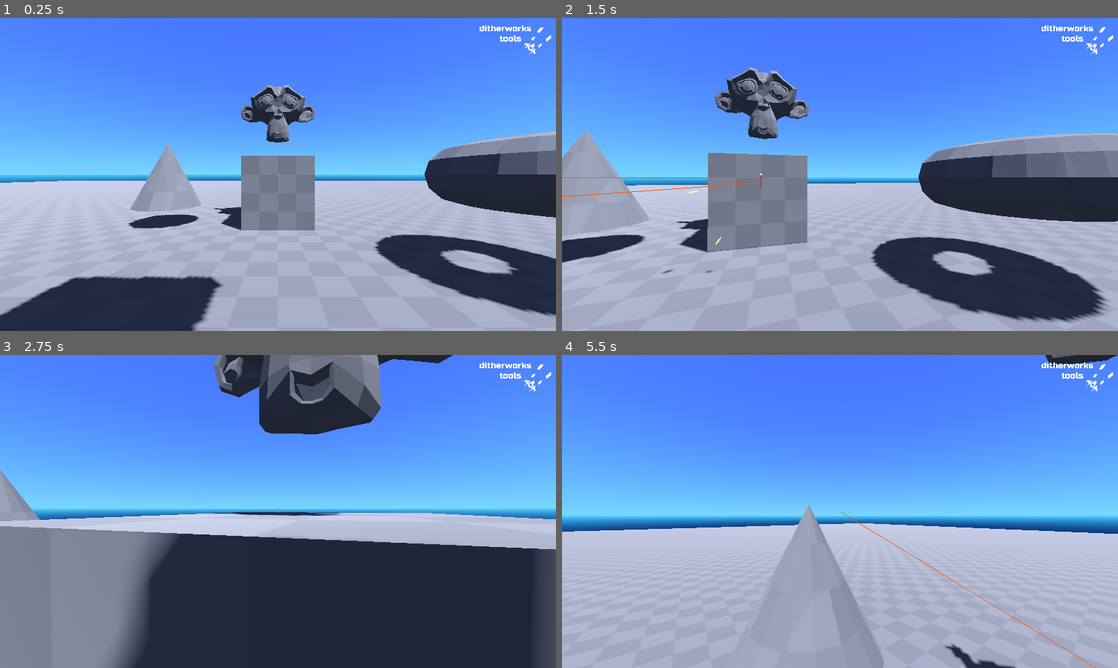
Above: before the commit, frames 1-4 (two rows, left to right).
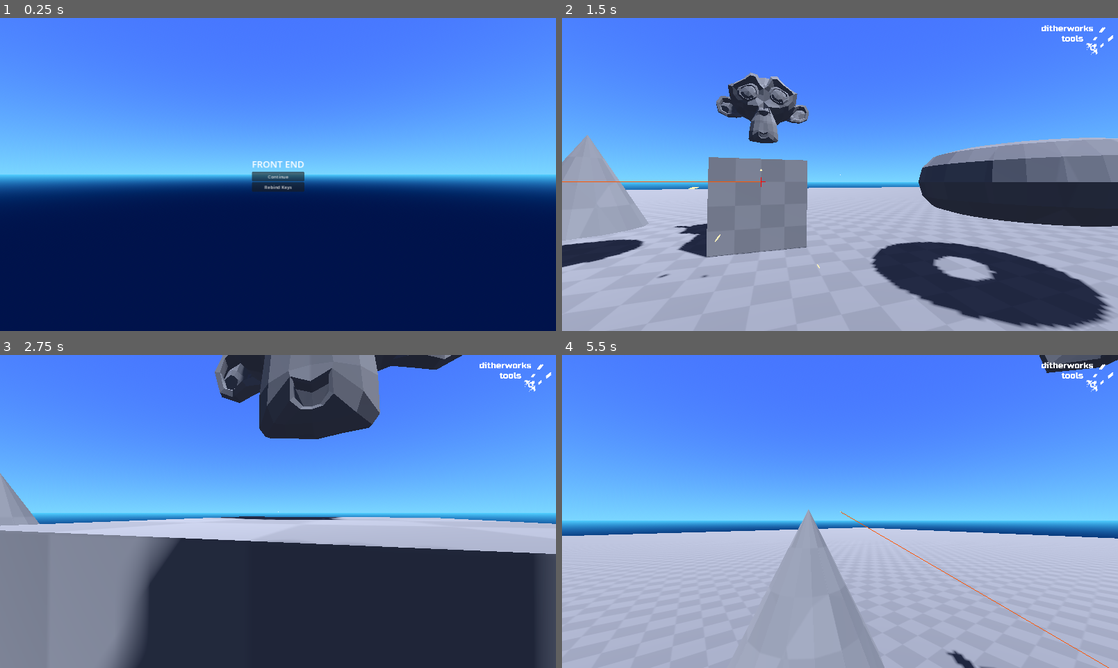
Above: after the commit, the same moments.

Repository: ditherworks/ditherworks_tools
Game: Godot game, scene res://demo/scenes/demo_world.tscn
Two runs of this game, one before a commit and one after it. Both use one fixed random seed, a clock stepped at 60 frames per second and the inputs below.
Inputs (mouse positions are in pixels of both pictures, inside the frame that each line leads up to):
- Up to frame 1 (0.25 s): no input
- Up to frame 2 (1.5 s): click (840, 177) at 0.5 s, where only the run after the commit has a clickable "Continue"; tap Enter at 1.25 s; move the mouse to (867, 174) at 1.27 s; press the mouse at (867, 174) at 1.28 s; hold W (move_forward) from 1.28 s (still down)
- Up to frame 3 (2.75 s): keep holding W (move_forward); tap Space (jump) at 1.52, 1.55, 1.82, 2.1, 2.27, 2.57 s; move the mouse to (250, 511) at 2.02 s; release the mouse at (250, 511) at 2.03 s; click (250, 511) at 2.3 s
- Up to frame 4 (5.5 s): keep holding W (move_forward); move the mouse to (851, 505) at 2.77 s; press the mouse at (851, 505) at 2.78 s; tap Space (jump) at 3.05, 3.77, 4.07, 4.25, 4.52, 4.55, 4.82, 5.1, 5.27 s; move the mouse to (834, 517) at 3.52 s; release the mouse at (834, 517) at 3.53 s; tap 0 at 3.6 s; click (834, 517) at 3.8 s; move the mouse to (878, 514) at 4.27 s; press the mouse at (878, 514) at 4.28 s; tap Escape (pause) at 4.9 s; tap Enter at 5 s; move the mouse to (795, 508) at 5.02 s; release the mouse at (795, 508) at 5.03 s; click (795, 508) at 5.3 s

The runs differ from the first frame. In frame 1, 54% of the frame differs, in the area x 0-100%, y 2-100%; in frame 2, 9.4%; in frame 3, 7.0%; in frame 4, 6.3%.

Commit message:
input mapper
- fixed typo bug in get_first_key_event
- created resource type for saving inputs
- saving and loaded implemented

Diff:
--- a/demo/scenes/front_end/controls_screen.tscn
+++ b/demo/scenes/front_end/controls_screen.tscn
@@ -3,7 +3,7 @@
 [ext_resource type="Script" path="res://demo/scripts/front_end/controls_screen.gd" id="1_k2b8g"]
 [ext_resource type="PackedScene" uid="uid://bb3370ysyn8d6" path="res://demo/scenes/front_end/input_mapper.tscn" id="2_eka2q"]
 
-[node name="ControlsScreen" type="Control"]
+[node name="ControlsScreen" type="Control" node_paths=PackedStringArray("_key_mapper")]
 layout_mode = 3
 anchors_preset = 15
 anchor_right = 1.0
@@ -11,6 +11,7 @@
 grow_horizontal = 2
 grow_vertical = 2
 script = ExtResource("1_k2b8g")
+_key_mapper = NodePath("InputMapper")
 
 [node name="InputMapper" parent="." instance=ExtResource("2_eka2q")]
 layout_mode = 1
--- a/demo/scenes/front_end/input_mapper.tscn
+++ b/demo/scenes/front_end/input_mapper.tscn
@@ -13,11 +13,11 @@
 _button_scene = ExtResource("2_gsnpu")
 _action_labels = {
 "jump": "Jump",
-"move_backward": "Move Backward",
+"move_backward": "Move Back",
 "move_forward": "Move Forward",
 "move_left": "Strafe Left",
 "move_right": "Strafe Right",
-"shoot": "Shoot"
+"shoot": "Fire1"
 }
 _buttons_parent = NodePath("Content/Buttons")
 _reset_button = NodePath("Content/Reset")
--- a/demo/scenes/game.tscn
+++ b/demo/scenes/game.tscn
@@ -10,7 +10,6 @@
 _hud = NodePath("Hud")
 _pause = NodePath("PauseScreen")
 _front_end = NodePath("FrontEnd")
-_start_in_game = true
 
 [node name="Hud" parent="." instance=ExtResource("2_2ndga")]
 
--- a/demo/scripts/front_end/controls_screen.gd
+++ b/demo/scripts/front_end/controls_screen.gd
@@ -6,6 +6,9 @@
 # Enums
 # Constants
 # Members
+@export var _key_mapper : InputMapper
+
+
 # Default Callbacks
 func _input(event: InputEvent) -> void:
 	var key := event as InputEventKey
@@ -15,4 +18,10 @@
 
 
 # Public Functions
+func exit() -> void:
+	super()
+
+	_key_mapper.save()
+
+
 # Private Functions
--- /dev/null
+++ b/input_mapper/input_data.gd
@@ -0,0 +1,33 @@
+class_name InputData
+extends Resource
+
+
+@export var _mappings := {}
+
+var _save_list : Array
+
+
+# Public Functions
+func save(save_list: Array, path: String, ) -> void:
+	_save_list = save_list
+
+	var all_actions := InputMap.get_actions()
+
+	for action in all_actions:
+		# check if it's an action we wish to save
+		if not _save_list.has(action):
+			continue
+
+		# store the events in our dictionary
+		_mappings[action] = InputMap.action_get_events(action)
+
+	if ResourceSaver.save(self, path) != OK:
+		printerr("failed to save InputData")
+
+
+func apply() -> void:
+	print(_mappings)
+	for action in _mappings:
+		InputMap.action_erase_events(action)
+		for event in _mappings[action]:
+			InputMap.action_add_event(action, event)
--- a/input_mapper/input_mapper.gd
+++ b/input_mapper/input_mapper.gd
@@ -8,22 +8,52 @@
 
 
 # Constants
+const FILE_PATH := "user://input.tres"
+
+
 # Members
 @export var _button_scene : PackedScene
 @export var _action_labels : Dictionary
 @export var _buttons_parent : Control
 @export var _reset_button : Button
 
+var _dirty := false
+
 
 # Default Callbacks
 func _ready() -> void:
 	_reset_button.pressed.connect(_reset)
 
+	_load()
+
 	_rebuild_buttons()
 
 
 # Public Functions
+func save() -> void:
+	if not _dirty:
+		return
+
+	var data := InputData.new()
+	data.save(_action_labels.keys(), FILE_PATH)
+
+	_dirty = false
+
+
 # Private Functions
+func _load() -> void:
+	if not ResourceLoader.exists(FILE_PATH, "InputData"):
+		print("no InputData to load")
+		return
+
+	var data := ResourceLoader.load(FILE_PATH, "InputData")
+	if not is_instance_valid(data):
+		print("failed to load InputData")
+		return
+
+	data.apply()
+
+
 func _rebuild_buttons() -> void:
 	if not _buttons_parent:
 		return
@@ -51,7 +81,7 @@
 
 func _get_first_key_event(events: Array) -> InputEvent:
 	for event : InputEvent in events:
-		if event is InputEventKey or InputEventMouseButton:
+		if event is InputEventKey or event is InputEventMouseButton:
 			return event
 	return null
 
@@ -62,7 +92,11 @@
 
 	_reset_button.disabled = not enable
 
+	if not enable:
+		_dirty = true
+
 
 func _reset() -> void:
 	InputMap.load_from_project_settings()
+	_dirty = true
 	_rebuild_buttons()
--- a/input_mapper/input_mapper_button.gd
+++ b/input_mapper/input_mapper_button.gd
@@ -31,7 +31,9 @@
 
 	var key := event as InputEventKey
 	if key and key.pressed:
-		if not key.keycode == KEY_ESCAPE:
+		if key.keycode == KEY_ESCAPE:
+			reset()
+		else:
 			_remap(event)
 		accept_event()
 
@@ -59,6 +61,8 @@
 
 
 func reset() -> void:
+	configure(_action, _action_label.text, _event)
+	remap_complete.emit()
 	_listening = false
 
 
--- a/project.godot
+++ b/project.godot
@@ -47,12 +47,6 @@
 
 [input]
 
-jump={
-"deadzone": 0.1,
-"events": [Object(InputEventKey,"resource_local_to_scene":false,"resource_name":"","device":-1,"window_id":0,"alt_pressed":false,"shift_pressed":false,"ctrl_pressed":false,"meta_pressed":false,"pressed":false,"keycode":0,"physical_keycode":32,"key_label":0,"unicode":32,"location":0,"echo":false,"script":null)
-, Object(InputEventJoypadButton,"resource_local_to_scene":false,"resource_name":"","device":-1,"button_index":0,"pressure":0.0,"pressed":true,"script":null)
-]
-}
 move_forward={
 "deadzone": 0.1,
 "events": [Object(InputEventKey,"resource_local_to_scene":false,"resource_name":"","device":-1,"window_id":0,"alt_press …(192 unchanged characters)…
@@ -77,10 +71,10 @@
 , Object(InputEventJoypadMotion,"resource_local_to_scene":false,"resource_name":"","device":-1,"axis":0,"axis_value":1.0,"script":null)
 ]
 }
-pause={
-"deadzone": 0.5,
-"events": [Object(InputEventJoypadButton,"resource_local_to_scene":false,"resource_name":"","device":-1,"button_index":6,"pressure":0.0,"pressed":true,"script":null)
-, Object(InputEventKey,"resource_local_to_scene":false,"resource_name":"","device":-1,"window_id":0,"alt_pressed":false,"shift_pressed":false,"ctrl_pressed":false,"meta_pressed":false,"pressed":false,"keycode":0,"physical_keycode":4194305,"key_label":0,"unicode":0,"location":0,"echo":false,"script":null)
+jump={
+"deadzone": 0.1,
+"events": [Object(InputEventKey,"resource_local_to_scene":false,"resource_name":"","device":-1,"window_id":0,"alt_pressed":false,"shift_pressed":false,"ctrl_pressed":false,"meta_pressed":false,"pressed":false,"keycode":0,"physical_keycode":32,"key_label":0,"unicode":32,"location":0,"echo":false,"script":null)
+, Object(InputEventJoypadButton,"resource_local_to_scene":false,"resource_name":"","device":-1,"button_index":0,"pressure":0.0,"pressed":true,"script":null)
 ]
 }
 shoot={
@@ -88,6 +82,12 @@
 "events": [Object(InputEventMouseButton,"resource_local_to_scene":false,"resource_name":"","device":-1,"window_id":0,"a …(258 unchanged characters)…
 ]
 }
+pause={
+"deadzone": 0.5,
+"events": [Object(InputEventJoypadButton,"resource_local_to_scene":false,"resource_name":"","device":-1,"button_index":6,"pressure":0.0,"pressed":true,"script":null)
+, Object(InputEventKey,"resource_local_to_scene":false,"resource_name":"","device":-1,"window_id":0,"alt_pressed":false,"shift_pressed":false,"ctrl_pressed":false,"meta_pressed":false,"pressed":false,"keycode":0,"physical_keycode":4194305,"key_label":0,"unicode":0,"location":0,"echo":false,"script":null)
+]
+}
 
 [rendering]
 
